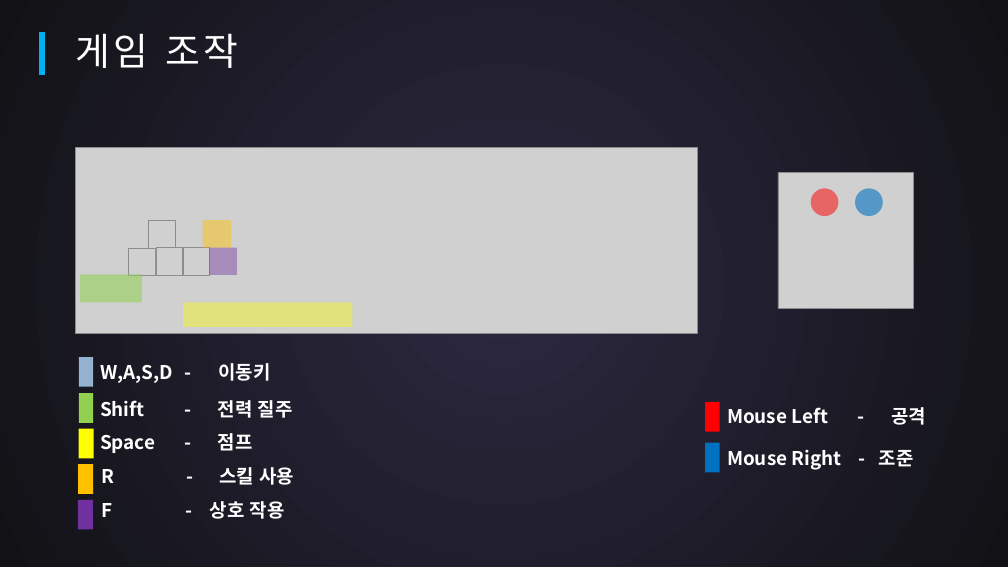
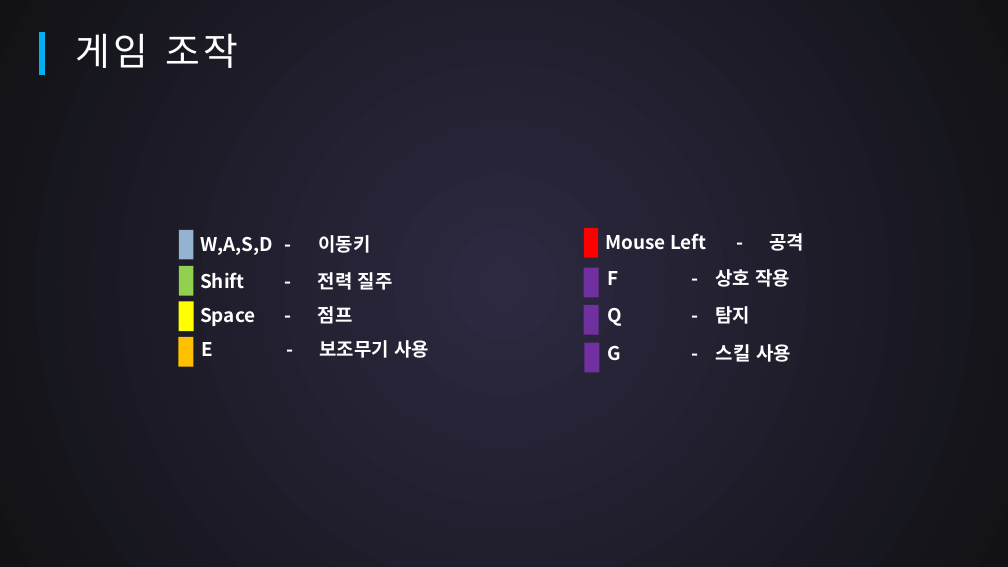
Before and after one commit to SuperTaeJun/GraduationWork, a slide deck: slide 5 of 작업일지 && 졸작자료/중간평가.pptx. Drawn at 1008x567 pixels with LibreOffice and Linux fonts; fonts in the diff are those of the drawing; grey boxes stand for pictures. Boxes give left, top, right and bottom in pixels: in the first picture for what was removed or moved away, otherwise in the second. Text is boxed around its words. In the diff, an @@ line names an element or a change of style, - is before the commit and + after.

Commit message:
PPT

```diff
--- a/작업일지 && 졸작자료/중간평가.pptx
+++ b/작업일지 && 졸작자료/중간평가.pptx
@@ picture removed at box(76, 147, 697, 334) @@
@@ picture removed at box(778, 172, 913, 308) @@
@@ ellipse removed at box(811, 188, 839, 216) @@
@@ ellipse removed at box(855, 188, 883, 216) @@
@@ picture removed at box(149, 220, 175, 248) @@
@@ text "W,A,S,D - 이동키": place and size @@
-text "W,A,S,D - 이동키" at box(101, 363, 270, 383)
+text "W,A,S,D - 이동키" at box(201, 235, 370, 255)
@@ rectangle removed at box(203, 220, 231, 247) @@
@@ rectangle: place and size @@
-rectangle at box(706, 402, 720, 432)
+rectangle at box(584, 228, 598, 257)
@@ text "Mouse Left - 공격": place and size @@
-text "Mouse Left - 공격" at box(727, 407, 926, 425)
+text "Mouse Left - 공격" at box(606, 233, 805, 251)
@@ picture removed at box(129, 248, 155, 276) @@
@@ picture removed at box(156, 248, 182, 276) @@
@@ picture removed at box(183, 248, 209, 276) @@
@@ rectangle removed at box(209, 247, 237, 274) @@
@@ rectangle: place and size @@
-rectangle at box(78, 500, 93, 529)
+rectangle at box(584, 268, 599, 297)
@@ text "F - 상호 작용": place and size @@
-text "F - 상호 작용" at box(101, 501, 285, 519)
+text "F - 상호 작용" at box(607, 269, 790, 287)
@@ rectangle removed at box(80, 274, 142, 302) @@
@@ rectangle removed at box(183, 302, 352, 327) @@
@@ rectangle added at box(584, 305, 599, 334), fill #7030A0 @@
@@ text added at box(607, 306, 750, 326), 18 pt, text #FFFFFF, bold @@
+Q - 탐지
@@ 4 rectangles, 2 texts: place and size @@
-4 rectangles, 2 texts at box(79, 357, 293, 494)
+4 rectangles, 2 texts at box(178, 230, 393, 367)
@@ text at box(202, 340, 429, 358): text changed @@
-R - 스킬 사용
+E - 보조무기 사용
@@ rectangle added at box(585, 343, 600, 372), fill #7030A0 @@
@@ text added at box(608, 344, 791, 362), 18 pt, text #FFFFFF, bold @@
+G - 스킬 사용
@@ rectangle removed at box(706, 442, 720, 472) @@
@@ text removed at box(727, 449, 914, 470) @@
-Mouse Right - 조준
```
Also in this commit, not shown: 6 other slides changed, 2 slides added, 1 other file.
